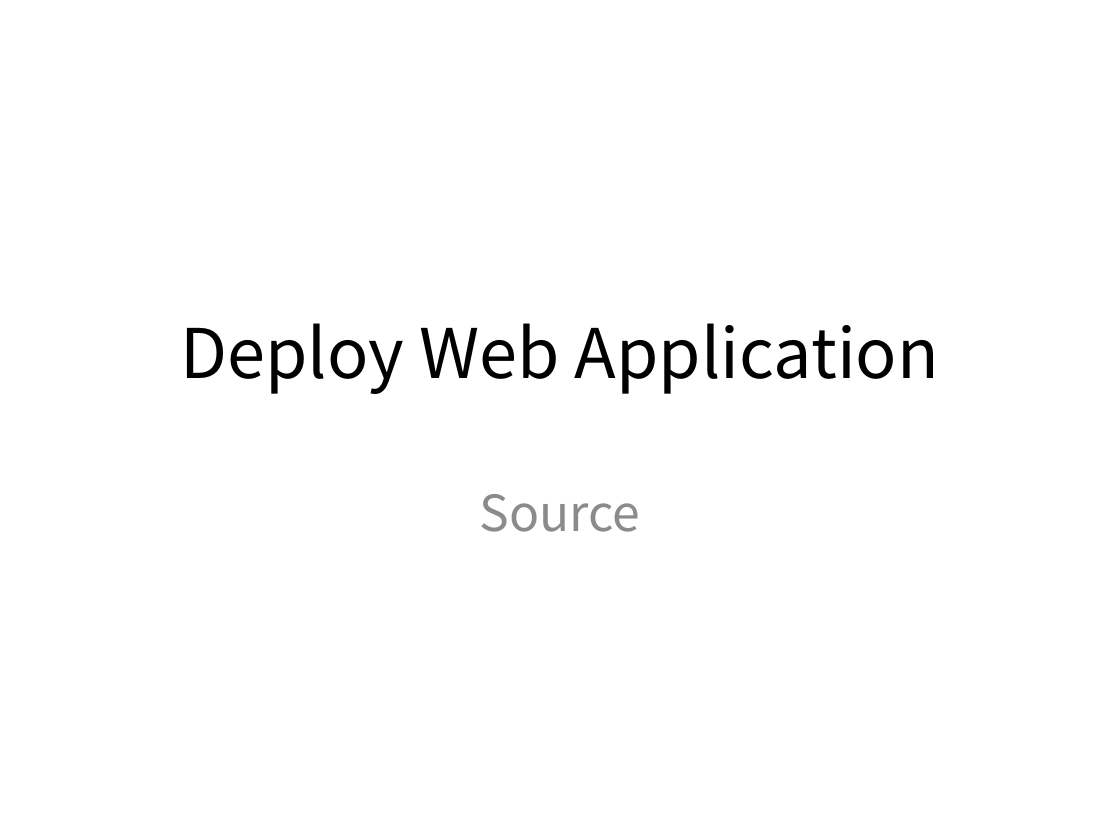
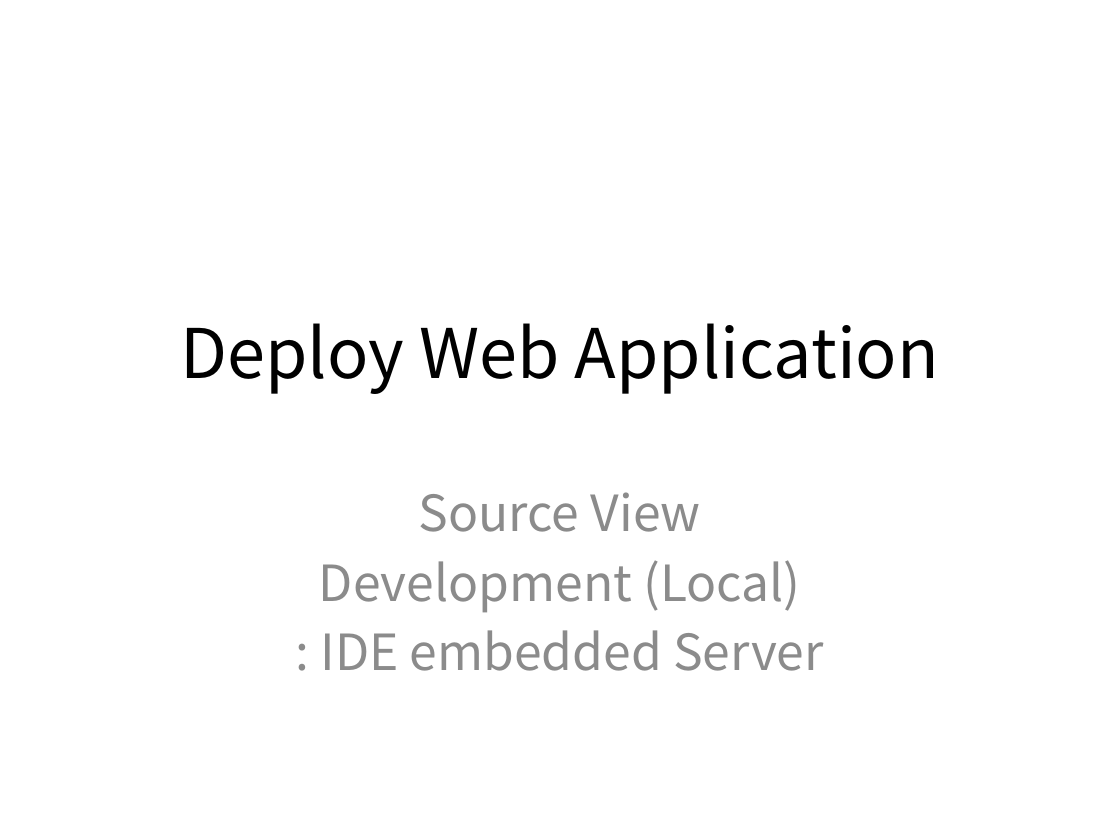
Before and after one commit to kwbaek/codelabor, a slide deck: slide 1 of documentation/draft/ci-environment/deploy-source-strategy.pptx. Drawn at 1120x840 pixels with LibreOffice and Linux fonts; fonts in the diff are those of the drawing. Boxes give left, top, right and bottom in pixels: in the first picture for what was removed or moved away, otherwise in the second. Text is boxed around its words. In the diff, an @@ line names an element or a change of style, - is before the commit and + after.

```diff
--- a/documentation/draft/ci-environment/deploy-source-strategy.pptx
+++ b/documentation/draft/ci-environment/deploy-source-strategy.pptx
@@ subtitle at (319, 492, 824, 671): text changed @@
-Source
+Source View
+Development (Local)
+: IDE embedded Server
```
Also in this commit, not shown: 8 other slides changed, 7 slides added, 1 slide removed, 1 other file.
